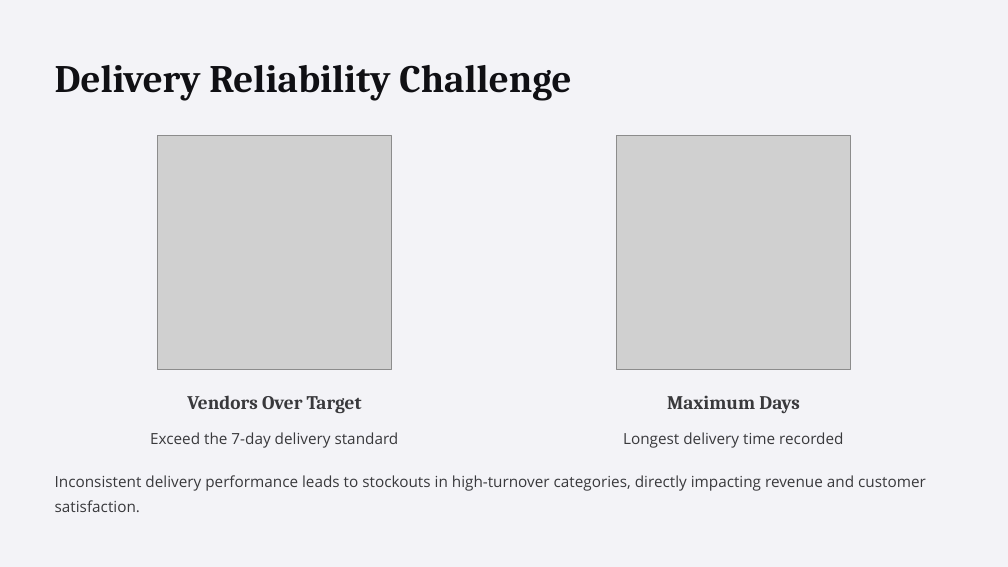
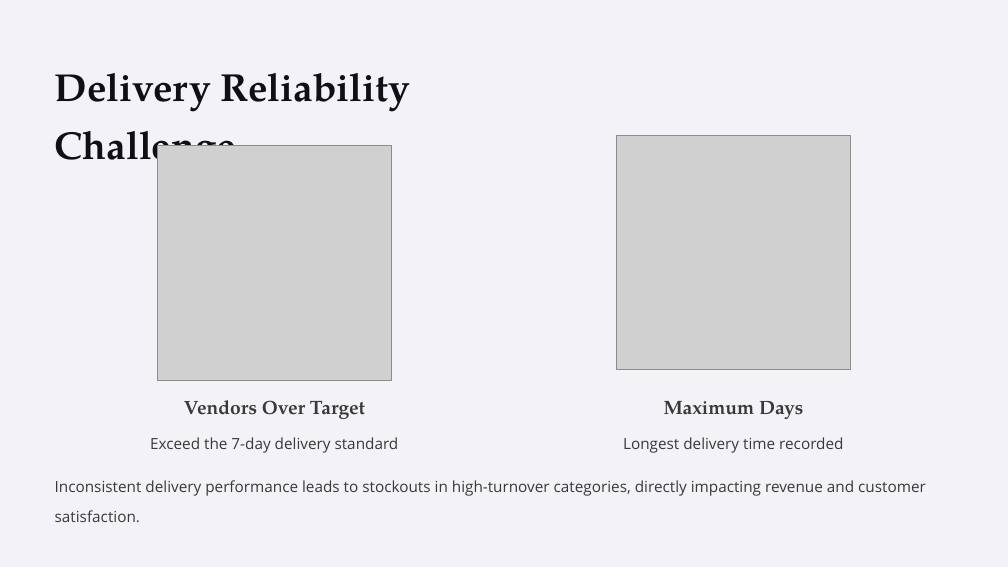
Before and after one commit to Saurabh1222/Liquor-Store-Chain-Vendor-Performance-Analysis, a slide deck: slide 6 of Vendor-Performance-Analysis.pptx. Drawn at 1008x567 pixels with LibreOffice and Linux fonts; fonts in the diff are those of the drawing; grey boxes stand for pictures; background and template pictures are left out. Boxes give left, top, right and bottom in pixels: in the first picture for what was removed or moved away, otherwise in the second. Text is boxed around its words. In the diff, an @@ line names an element or a change of style, - is before the commit and + after.

```diff
--- a/Vendor-Performance-Analysis.pptx
+++ b/Vendor-Performance-Analysis.pptx
@@ text "Delivery Reliability Challenge" at bbox=[55, 73, 411, 173]: font Cambria to TeX Gyre Pagella; line spacing 55.5pt to 1.25 @@
@@ picture: place and size @@
-picture at bbox=[158, 135, 392, 370]
+picture at bbox=[158, 146, 392, 380]
@@ text "Vendors Over Target" at bbox=[184, 400, 365, 419]: font Cambria to TeX Gyre Pagella; line spacing 27.5pt to 1.25 @@
@@ text "Maximum Days" at bbox=[664, 401, 803, 419]: font Cambria to TeX Gyre Pagella; line spacing 27.5pt to 1.25 @@
@@ line spacing 28.5pt to 1.63 in 3 elements at bbox=[150, 437, 399, 453], bbox=[623, 437, 843, 453], bbox=[55, 480, 926, 522] @@
```
Also in this commit, not shown: 7 other slides changed, 2 slides removed.
